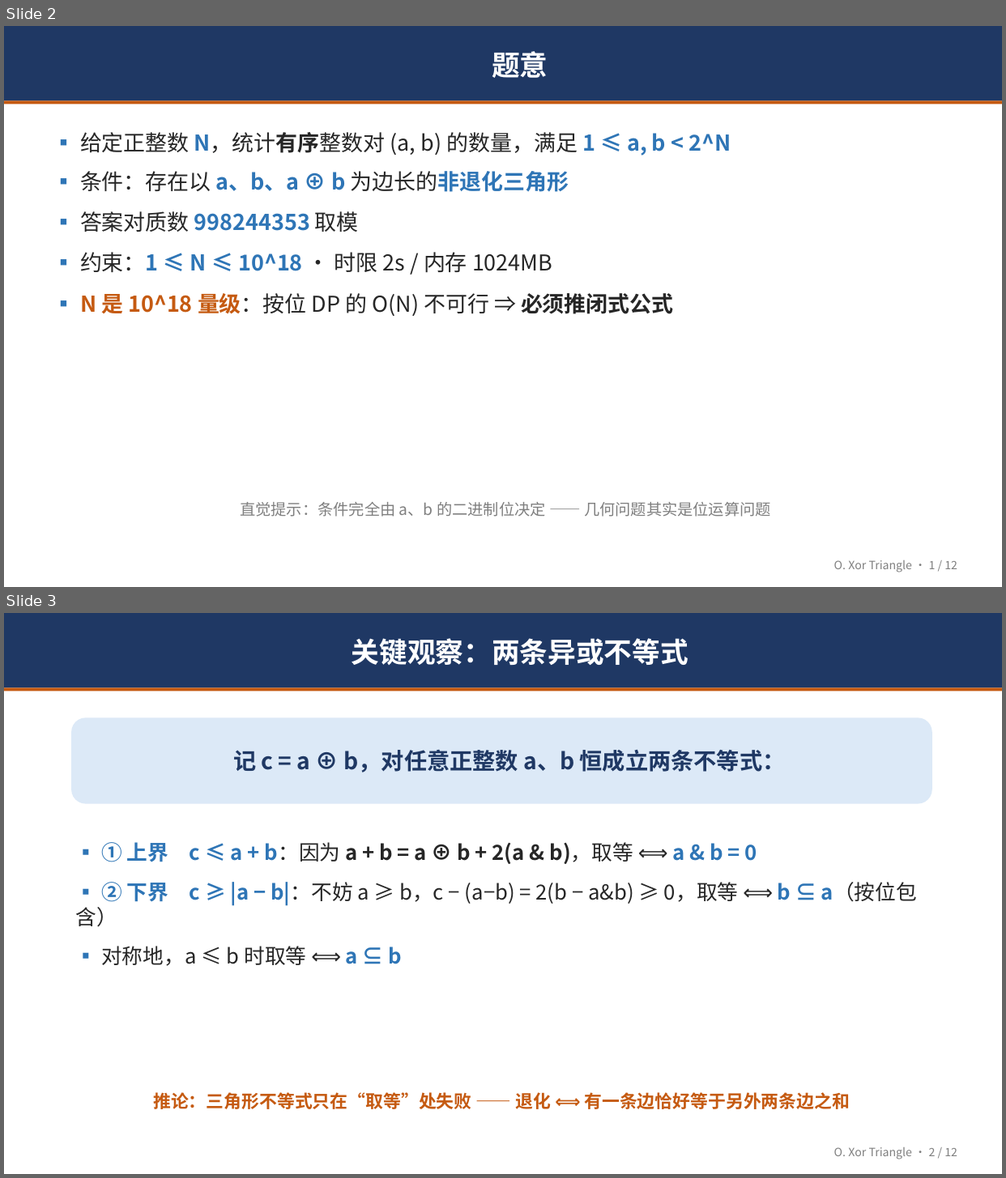
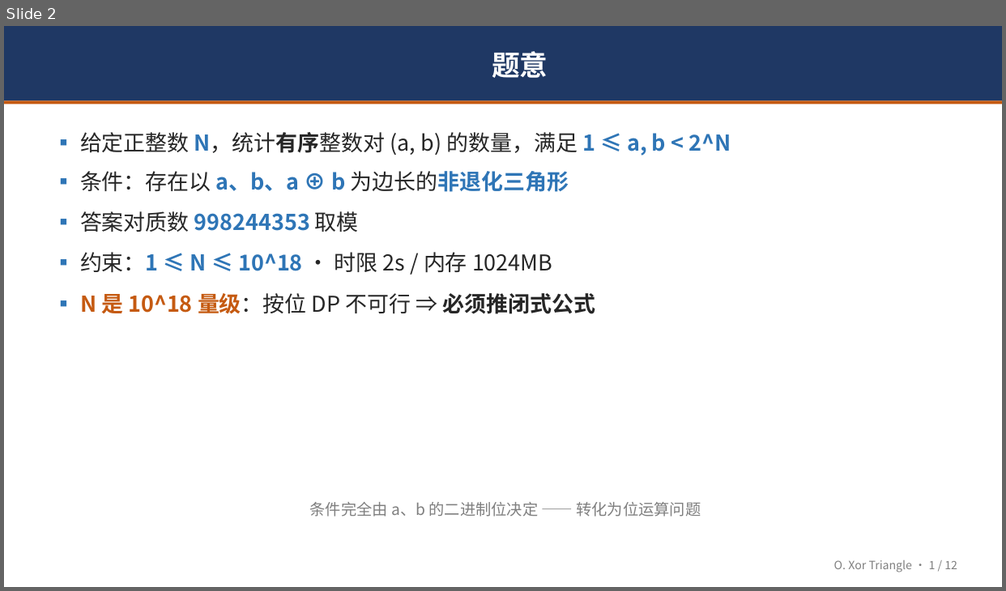
Before and after one commit to LingeXu/OI, a slide deck: 2026.9.3集训队个人赛/O/O题解分享.pptx. Shown one above the other, each under a label of ours: slides 2 and 3 before the commit, slide 2 after it. The pictures are 1006x1178 and 1006x591 pixels, drawn with LibreOffice and Linux fonts; fonts in the diff are those of the drawing. Boxes give left, top, right and bottom in pixels: in the first picture for what was removed or moved away, otherwise in the second. Text is boxed around its words. In the diff, an @@ line names an element or a change of style, - is before the commit and + after.

```diff
--- a/2026.9.3集训队个人赛/O/O题解分享.pptx
+++ b/2026.9.3集训队个人赛/O/O题解分享.pptx
@@ slide 3 removed at [4, 613, 1002, 1174], background #FFFFFF @@
@@ rectangle removed at [4, 613, 1002, 688] @@
-关键观察：两条异或不等式
@@ rectangle removed at [4, 688, 1002, 691] @@
@@ rounded rectangle removed at [71, 717, 932, 804] @@
-记 c = a ⊕ b，对任意正整数 a、b 恒成立两条不等式：
@@ text removed at [101, 842, 917, 966] @@
-▪ ① 上界 c ≤ a + b：因为 a + b = a ⊕ b + 2(a & b)，取等 ⟺ a & b = 0
-▪ ② 下界 c ≥ |a − b|：不妨 a ≥ b，c − (a−b) = 2(b − a&b) ≥ 0，取等 ⟺ b ⊆ a（按位包含）
-▪ 对称地，a ≤ b 时取等 ⟺ a ⊆ b
@@ text removed at [153, 1093, 850, 1110] @@
-推论：三角形不等式只在“取等”处失败 —— 退化 ⟺ 有一条边恰好等于另外两条边之和
@@ text removed at [834, 1148, 957, 1160] @@
-O. Xor Triangle · 2 / 12
@@ slide 2 changed as well @@
@@ text at [80, 293, 595, 314]: text changed @@
-▪ N 是 10^18 量级：按位 DP 的 O(N) 不可行 ⇒ 必须推闭式公式
+▪ N 是 10^18 量级：按位 DP 不可行 ⇒ 必须推闭式公式
@@ text at [310, 502, 701, 517]: text changed @@
-直觉提示：条件完全由 a、b 的二进制位决定 —— 几何问题其实是位运算问题
+条件完全由 a、b 的二进制位决定 —— 转化为位运算问题
```
Also in this commit, not shown: 8 other slides changed, 3 slides added, 2 other slides removed, 15 other files.
